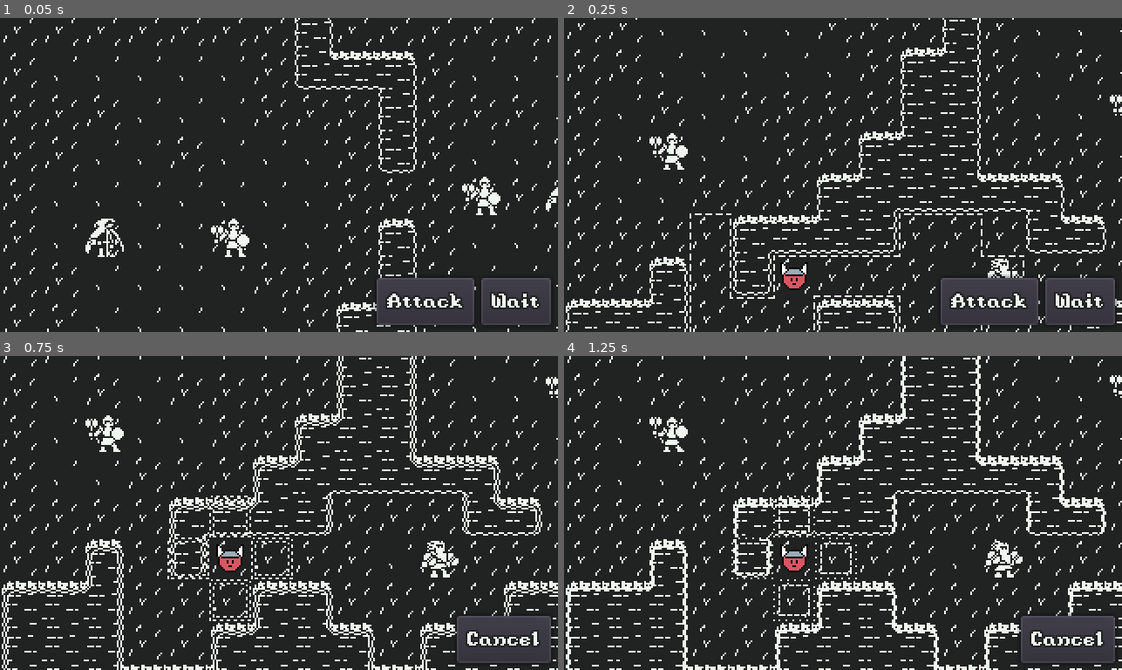
Above: before the commit, frames 1-4 (two rows, left to right).
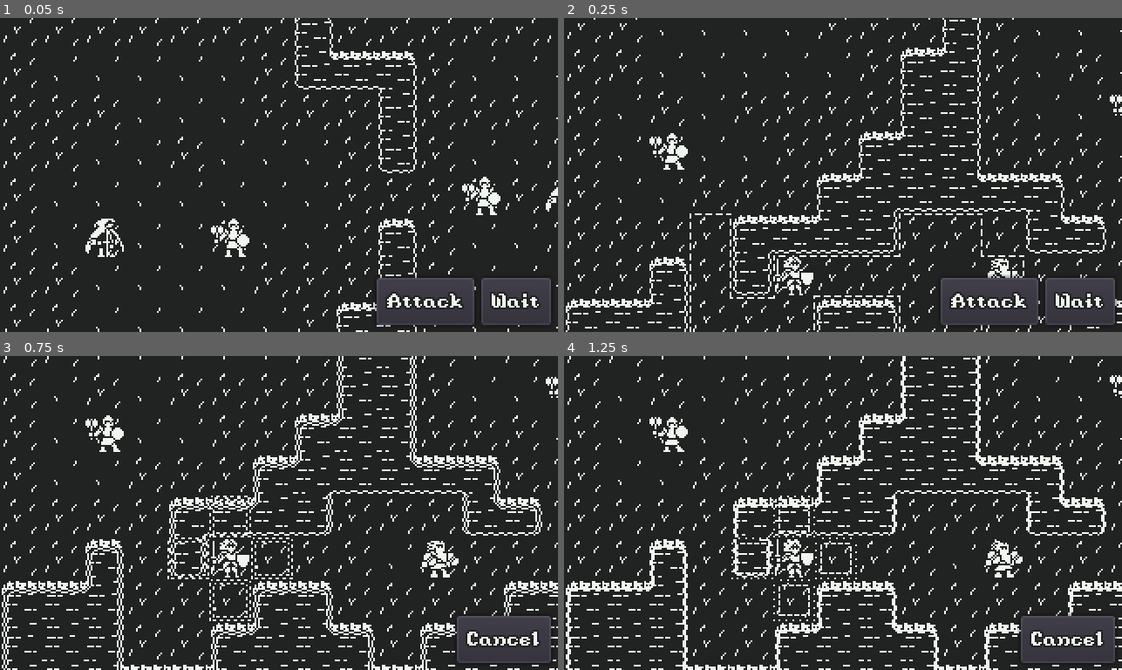
Above: after the commit, the same moments.

Repository: AaronWizard/LegendsOfMajesticSteel
Game: Godot game, scene res://src/game/Game.tscn
Same seed, same stepped clock (60 frames per second), same inputs: the game is played once before the commit and once after it.
Inputs:
- Up to frame 1 (0.05 s): no input
- Up to frame 2 (0.25 s): no input
- Up to frame 3 (0.75 s): click "Attack" at 0.5 s
- Up to frame 4 (1.25 s): no input

Frame 1 is identical in both runs. In frame 2, 0.5% of the frame differs, in the area x 37-45%, y 75-89%; in frame 3, 0.5%; in frame 4, 0.5%.

Commit message:
"Warrior Princess" -> "Warrior Maiden", new sprite

Diff:
--- a/src/actors/actors/WarriorPrincess.tscn
+++ b/src/actors/actors/WarriorMaiden.tscn
@@ -1,17 +1,17 @@
 [gd_scene load_steps=4 format=2]
 
-[ext_resource path="res://assets/graphics/actors/warrior_princess.png" type="Texture" id=1]
+[ext_resource path="res://src/ai/Player.gd" type="Script" id=1]
 [ext_resource path="res://src/actors/Actor.tscn" type="PackedScene" id=2]
-[ext_resource path="res://src/ai/Player.gd" type="Script" id=3]
+[ext_resource path="res://assets/graphics/actors/warrior_maiden.png" type="Texture" id=3]
 
-[node name="WarriorPrincess" instance=ExtResource( 2 )]
+[node name="WarriorMaiden" instance=ExtResource( 2 )]
 faction = 0
 
 [node name="Sprite" parent="Center/Offset" index="0"]
-texture = ExtResource( 1 )
+texture = ExtResource( 3 )
 
 [node name="Stats" parent="." index="1"]
 move = 5
 
 [node name="Player" type="Node" parent="." index="5"]
-script = ExtResource( 3 )
+script = ExtResource( 1 )
--- a/src/maps/maps/Map00.tscn
+++ b/src/maps/maps/Map00.tscn
@@ -3,10 +3,11 @@
 [ext_resource path="res://src/maps/Map.tscn" type="PackedScene" id=1]
 [ext_resource path="res://resources/tilesets/terrain_tileset.tres" type="TileSet" id=2]
 [ext_resource path="res://src/actors/actors/Barbarian.tscn" type="PackedScene" id=3]
-[ext_resource path="res://src/actors/actors/WarriorPrincess.tscn" type="PackedScene" id=4]
+[ext_resource path="res://src/actors/actors/WarriorMaiden.tscn" type="PackedScene" id=4]
 [ext_resource path="res://src/actors/actors/Fighter.tscn" type="PackedScene" id=5]
 [ext_resource path="res://src/maps/tiles/TilePropertiesSet.tscn" type="PackedScene" id=6]
 [ext_resource path="res://src/actors/actors/Archer.tscn" type="PackedScene" id=7]
+
 
 [node name="Map00" instance=ExtResource( 1 )]
 tile_properties_set = ExtResource( 6 )
Binary file added: assets/graphics/actors/warrior_maiden.png
Not shown, changed: assets/graphics/actors/warrior_maiden.png.import
Binary file removed: assets/graphics/actors/warrior_princess.png
Binary file added: raw/actors/warrior_maiden.aseprite
Binary file removed: raw/actors/warrior_princess.aseprite
